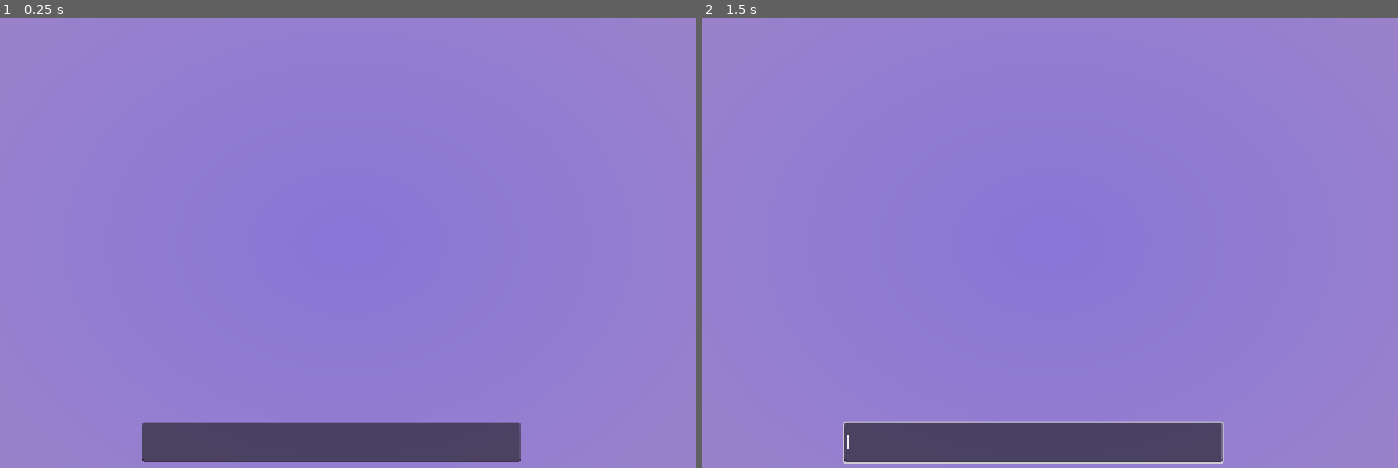
Above: before the commit, frames 1-2 (left to right).
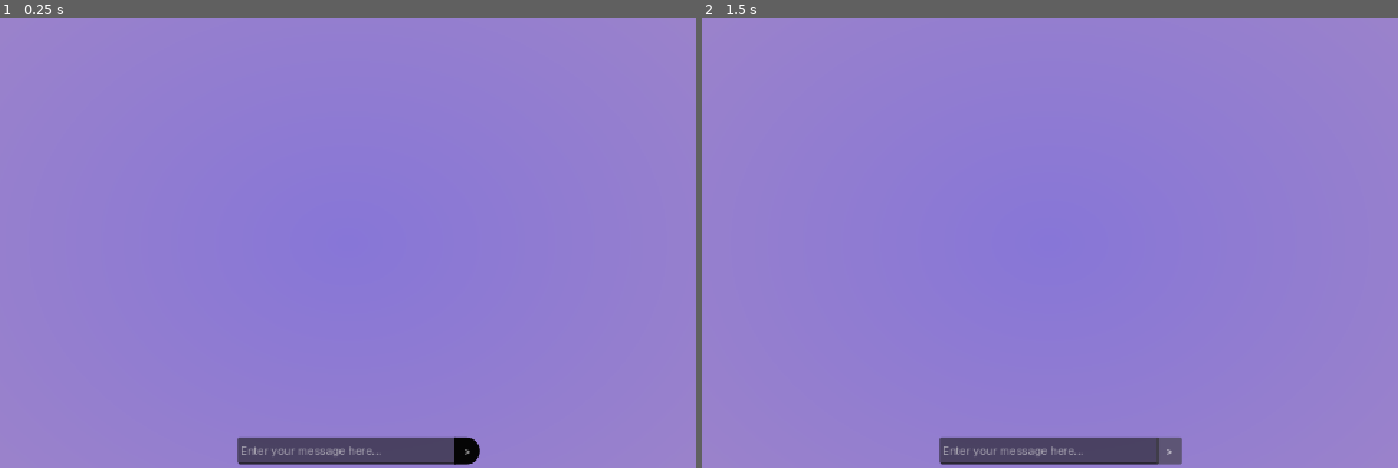
Above: after the commit, the same moments.

Repository: clride/Pernu
Game: Godot game, scene res://UI/Chat/chat.tscn
Same seed, same stepped clock (60 frames per second), same inputs: the game is played once before the commit and once after it. This scene is started directly instead of the project's main scene.
Inputs (mouse positions are in pixels of both pictures, inside the frame that each line leads up to):
- Up to frame 1 (0.25 s): no input
- Up to frame 2 (1.5 s): click (1168, 450) at 0.5 s, where only the run after the commit has a clickable ">"; click (1168, 450) at 1.25 s, where only the run after the commit has a clickable ">"

The runs differ from the first frame. In frame 1, 3.5% of the frame differs, in the area x 20-75%, y 89-100%; in frame 2, 3.5%.

Commit message:
Add Chatting UI
- Includes automatic snapping down
- nice User Experience
- also improved the Login UX (Enter now submits the form when any of the lines are focused)
- the way snapping is handled is kind of problematic, as it just waits several frames for the ScrollContainer to update (any way to get a signal there ??)

Diff:
--- a/app/Objects/api_client.gd
+++ b/app/Objects/api_client.gd
@@ -2,7 +2,10 @@
 extends Node
 
 ## A custom class that deals with API specific things
-## and streamlines the HTTP request workflow
+## and streamlines the HTTP request workflow.
+## Important: an APIClient can only send one request
+## at a time. Create different clients for different
+## purposes to avoid unneccessary delays.
 
 var http_send = HTTPRequest.new()
 
--- a/app/UI/Chat/chat.tscn
+++ b/app/UI/Chat/chat.tscn
@@ -1,6 +1,17 @@
 [gd_scene format=3 uid="uid://cpuuiy4wqpu4u"]
 
 [ext_resource type="PackedScene" uid="uid://qkrm0m368upr" path="res://UI/Login/background.tscn" id="1_u4wwk"]
+[ext_resource type="Script" uid="uid://tl5ls5wbyspo" path="res://UI/Chat/chatcontroller.gd" id="2_08j6n"]
+[ext_resource type="Script" uid="uid://4vjj6yvmab6q" path="res://UI/Chat/send_message.gd" id="3_6868q"]
+[ext_resource type="Script" uid="uid://bv2jcrmy2x5r2" path="res://Objects/api_client.gd" id="4_n1qtt"]
+
+[sub_resource type="StyleBoxEmpty" id="StyleBoxEmpty_u4wwk"]
+
+[sub_resource type="StyleBoxFlat" id="StyleBoxFlat_u4wwk"]
+bg_color = Color(0.01955414, 0.019554144, 0.019554114, 1)
+corner_radius_top_right = 20
+corner_radius_bottom_right = 20
+corner_detail = 13
 
 [node name="Chat" type="Control" unique_id=1868083925]
 layout_mode = 3
@@ -15,7 +26,8 @@
 grow_horizontal = 1
 grow_vertical = 1
 
-[node name="Scroll" type="ScrollContainer" parent="." unique_id=1539423603]
+[node name="ChatHistory" type="ScrollContainer" parent="." unique_id=1539423603]
+unique_name_in_owner = true
 layout_mode = 1
 anchors_preset = -1
 anchor_left = 0.26041666
@@ -28,20 +40,59 @@
 offset_bottom = 20.0
 grow_horizontal = 2
 grow_vertical = 2
+horizontal_scroll_mode = 0
+script = ExtResource("2_08j6n")
 metadata/_edit_use_anchors_ = true
 
-[node name="VBoxContainer" type="VBoxContainer" parent="Scroll" unique_id=1722533064]
+[node name="VBoxContainer" type="VBoxContainer" parent="ChatHistory" unique_id=1722533064]
 layout_mode = 2
+size_flags_horizontal = 3
+size_flags_vertical = 3
 metadata/_edit_use_anchors_ = true
 
-[node name="LineEdit" type="LineEdit" parent="." unique_id=1266123946]
+[node name="BottomBar" type="HBoxContainer" parent="." unique_id=1276907065]
 layout_mode = 1
-anchors_preset = -1
-anchor_left = 0.24300002
-anchor_top = 0.901
-anchor_right = 0.71500003
-anchor_bottom = 0.98800004
-offset_left = 0.06399536
-offset_top = -0.84802246
-offset_right = 0.3199463
-offset_bottom = -0.22399902
+anchors_preset = 12
+anchor_top = 1.0
+anchor_right = 1.0
+anchor_bottom = 1.0
+offset_top = -48.0
+grow_horizontal = 2
+grow_vertical = 0
+
+[node name="Chat" type="LineEdit" parent="BottomBar" unique_id=1266123946]
+custom_minimum_size = Vector2(316.84, 39.195)
+layout_mode = 2
+size_flags_horizontal = 6
+size_flags_vertical = 4
+theme_override_styles/focus = SubResource("StyleBoxEmpty_u4wwk")
+placeholder_text = "Enter your message here..."
+keep_editing_on_text_submit = true
+context_menu_enabled = false
+script = ExtResource("3_6868q")
+
+[node name="SendButton" type="Button" parent="BottomBar/Chat" unique_id=1616938993]
+layout_mode = 1
+anchors_preset = 6
+anchor_left = 1.0
+anchor_top = 0.5
+anchor_right = 1.0
+anchor_bottom = 0.5
+offset_left = -4.839966
+offset_top = -19.597473
+offset_right = 32.160034
+offset_bottom = 19.402527
+grow_horizontal = 0
+grow_vertical = 2
+size_flags_horizontal = 0
+size_flags_vertical = 4
+theme_override_styles/normal = SubResource("StyleBoxFlat_u4wwk")
+text = ">"
+
+[node name="SendMessage" type="Node" parent="BottomBar/Chat" unique_id=2111727913]
+script = ExtResource("4_n1qtt")
+metadata/_custom_type_script = "uid://bv2jcrmy2x5r2"
+
+[connection signal="resized" from="ChatHistory/VBoxContainer" to="ChatHistory" method="_on_v_box_container_resized"]
+[connection signal="text_submitted" from="BottomBar/Chat" to="BottomBar/Chat" method="_on_text_submitted"]
+[connection signal="button_up" from="BottomBar/Chat/SendButton" to="BottomBar/Chat" method="_on_send_button_button_up"]
--- /dev/null
+++ b/app/UI/Chat/chatcontroller.gd
@@ -0,0 +1,40 @@
+class_name ChatController
+extends ScrollContainer
+
+@onready var vbox = $VBoxContainer
+
+@export var scroll_threshold = 1000
+
+func snap_to_bottom_if_close():
+	var max_scroll = get_v_scroll_bar().max_value
+	var current_scroll = get_v_scroll_bar().value
+
+	if max_scroll - current_scroll <= scroll_threshold:
+		get_v_scroll_bar().value = get_v_scroll_bar().max_value
+
+
+func append_message(username: String, content: String, from_self:bool, pfp: Texture2D = Texture2D.new()):
+	var scene: PackedScene = load("uid://b12bjhi2dlfg6")
+	var newmsg: Message = scene.instantiate()
+	vbox.add_child(newmsg)
+	newmsg.username = username
+	newmsg.message_to_display = content
+	newmsg.profile_picture = pfp
+	newmsg.is_from_self = from_self
+	newmsg.update_vis()
+
+# TODO better way ??
+func _on_v_box_container_resized() -> void:
+	# This is absolutelys awful
+	# but there doesn't seem to be
+	# a reliable way to tell when the max_value
+	# of a scroll container updates
+	# so we just wait a couple frames
+	# before snapping the scroll bar down
+	await get_tree().process_frame
+	await get_tree().process_frame
+	await get_tree().process_frame
+	await get_tree().process_frame
+	await get_tree().process_frame
+	await get_tree().process_frame
+	snap_to_bottom_if_close()
--- /dev/null
+++ b/app/UI/Chat/message.gd
@@ -0,0 +1,30 @@
+class_name Message
+extends HBoxContainer
+
+@export var is_from_self: bool = false
+@export var username: String = "Loading..."
+@export var message_to_display: String = "Loading..."
+@export var profile_picture: Texture2D = Texture2D.new()
+
+func update_vis():
+	$UsernameAndMsg/Message.text = message_to_display
+	$ProfilePicture.texture = profile_picture
+
+	if is_from_self:
+		alignment = BoxContainer.ALIGNMENT_END
+		move_child($ProfilePicture, 1)
+		move_child($UsernameAndMsg, 0)
+		$UsernameAndMsg/Username.horizontal_alignment = ALIGNMENT_END
+		$UsernameAndMsg/Username.text = "You"
+	else:
+		alignment = BoxContainer.ALIGNMENT_BEGIN
+		move_child($ProfilePicture, 1)
+		move_child($UsernameAndMsg, 0)
+		$UsernameAndMsg/Username.horizontal_alignment = ALIGNMENT_BEGIN
+		$UsernameAndMsg/Username.text = username
+
+func _ready() -> void:
+	update_vis()
+
+func _enter_tree() -> void:
+	update_vis()
--- /dev/null
+++ b/app/UI/Chat/message.tscn
@@ -0,0 +1,30 @@
+[gd_scene format=3 uid="uid://b12bjhi2dlfg6"]
+
+[ext_resource type="Script" uid="uid://7tltv4vik52k" path="res://UI/Chat/message.gd" id="1_5lsbo"]
+
+[sub_resource type="CompressedTexture2D" id="CompressedTexture2D_nlcoe"]
+load_path = "res://.godot/imported/icon.svg-218a8f2b3041327d8a5756f3a245f83b.ctex"
+
+[node name="Message" type="HBoxContainer" unique_id=747850803]
+offset_right = 150.0
+offset_bottom = 20.0
+script = ExtResource("1_5lsbo")
+
+[node name="ProfilePicture" type="TextureRect" parent="." unique_id=1957378607]
+custom_minimum_size = Vector2(50, 0)
+layout_mode = 2
+texture = SubResource("CompressedTexture2D_nlcoe")
+expand_mode = 1
+
+[node name="UsernameAndMsg" type="VBoxContainer" parent="." unique_id=1659319087]
+layout_mode = 2
+
+[node name="Username" type="Label" parent="UsernameAndMsg" unique_id=1279711711]
+layout_mode = 2
+theme_override_colors/font_color = Color(0.8784314, 1, 1, 1)
+text = "Username"
+
+[node name="Message" type="Label" parent="UsernameAndMsg" unique_id=1157313951]
+layout_mode = 2
+theme_override_font_sizes/font_size = 20
+text = "Hi Hello what's up"
--- /dev/null
+++ b/app/UI/Chat/send.gd
@@ -0,0 +1 @@
+extends Node
--- /dev/null
+++ b/app/UI/Chat/send_message.gd
@@ -0,0 +1,20 @@
+extends LineEdit
+
+@onready var api_client: APIClient = $SendMessage
+@onready var send_button: Button = $SendButton
+
+func send_triggered():
+	var msg: String = text
+
+	if msg == "":
+		return
+
+	api_client.send_message("/messages", JSON.stringify({"message": msg}), true)
+	text = ""
+	%ChatHistory.append_message("You", msg, true)
+
+func _on_send_button_button_up() -> void:
+	send_triggered()
+
+func _on_text_submitted(_new_text: String) -> void:
+	send_triggered()
--- a/app/UI/Login/login.gd
+++ b/app/UI/Login/login.gd
@@ -2,8 +2,8 @@
 
 @onready var username_field: LineEdit = $Username
 @onready var password_field: LineEdit = $Password
-@onready var http_request: HTTPRequest = $HTTPRequest
 @onready var info: Label = $Info
+@onready var api_client: APIClient = $LoginMessagePost
 
 func show_info(text: String, is_error: bool):
 	var color: Color = Color("ffff")
@@ -14,11 +14,13 @@
 	info.add_theme_color_override("font_color", color)
 	info.text = text
 
-func _on_login_button_pressed() -> void:
+func attempt_login():
 	var username: String = username_field.text
 	var password: String = password_field.text
 
-	if username == "" or password == "": return
+	if username == "" or password == "":
+		show_info("Please fill every field.", true)
+		return
 
 	Config.username = username
 	Config.password = password
@@ -28,9 +30,7 @@
 		"password": password
 	})
 
-	var req = APIClient.new()
-	add_child(req)
-	var result = await req.send_message("/login", body)
+	var result = await api_client.send_message("/login", body)
 
 	if not result or result[0] == 0:
 		print("[LOGIN] An error occurred in the HTTP request.")
@@ -46,3 +46,12 @@
 		show_info(result_text, false)
 	else:
 		show_info(result_text, true)
+
+func _on_login_button_pressed() -> void:
+	attempt_login()
+
+func _on_username_text_submitted(_new_text: String) -> void:
+	attempt_login()
+
+func _on_password_text_submitted(_new_text: String) -> void:
+	attempt_login()
--- a/app/UI/Login/login_screen.tscn
+++ b/app/UI/Login/login_screen.tscn
@@ -2,6 +2,7 @@
 
 [ext_resource type="Shader" uid="uid://cmufv52v2tspl" path="res://Assets/Shaders/Liquidglass.gdshader" id="1_10f72"]
 [ext_resource type="Script" uid="uid://ba4r0027pjkl6" path="res://UI/Login/login.gd" id="2_to5m1"]
+[ext_resource type="Script" uid="uid://bv2jcrmy2x5r2" path="res://Objects/api_client.gd" id="3_to5m1"]
 
 [sub_resource type="ShaderMaterial" id="ShaderMaterial_i86tc"]
 shader = ExtResource("1_10f72")
@@ -74,7 +75,10 @@
 horizontal_alignment = 1
 clip_text = true
 
-[node name="HTTPRequest" type="HTTPRequest" parent="Login" unique_id=619103]
+[node name="LoginMessagePost" type="Node" parent="Login" unique_id=1333784711]
+script = ExtResource("3_to5m1")
+metadata/_custom_type_script = "uid://bv2jcrmy2x5r2"
 
+[connection signal="text_submitted" from="Login/Username" to="Login" method="_on_username_text_submitted"]
+[connection signal="text_submitted" from="Login/Password" to="Login" method="_on_password_text_submitted"]
 [connection signal="pressed" from="Login/Login" to="Login" method="_on_login_button_pressed"]
-[connection signal="request_completed" from="Login/HTTPRequest" to="Login" method="_on_http_request_request_completed"]
--- a/app/project.godot
+++ b/app/project.godot
@@ -41,6 +41,13 @@
 theme/default_font_generate_mipmaps=true
 theme/custom_font="uid://bnfpdytx1dkxk"
 
+[input]
+
+send={
+"deadzone": 0.2,
+"events": []
+}
+
 [rendering]
 
 renderer/rendering_method="gl_compatibility"
Not shown, added: app/UI/Chat/chatcontroller.gd.uid
Not shown, added: app/UI/Chat/message.gd.uid
Not shown, added: app/UI/Chat/send.gd.uid
Not shown, added: app/UI/Chat/send_message.gd.uid
